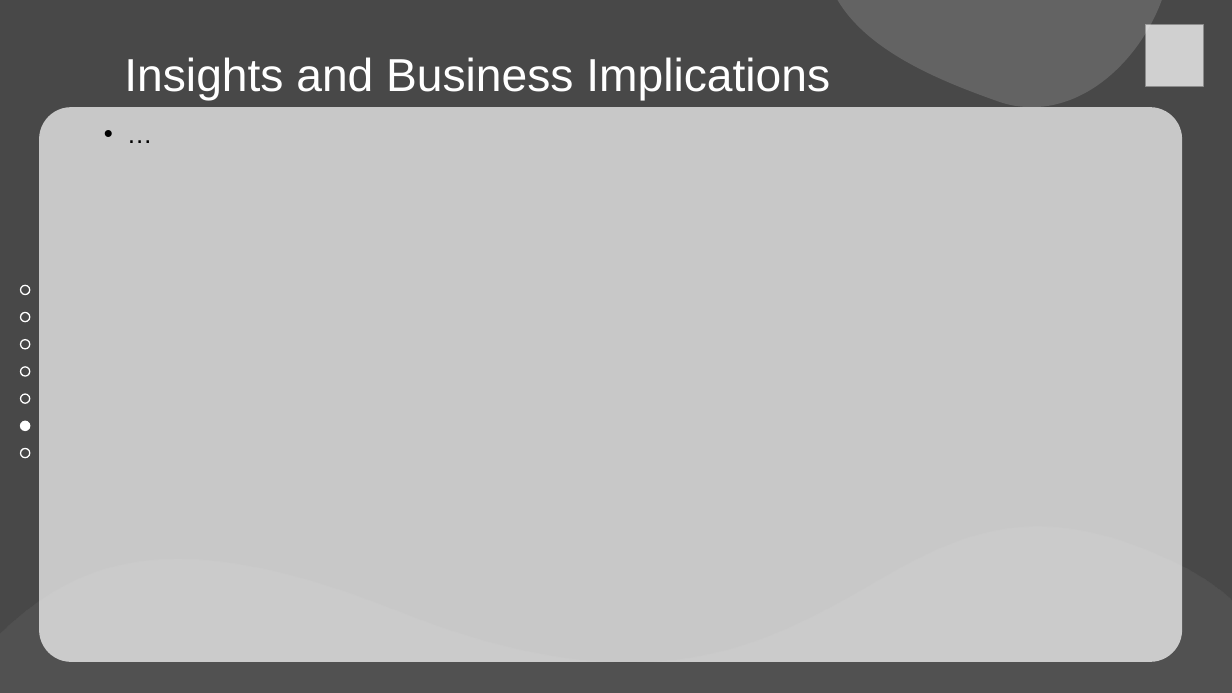
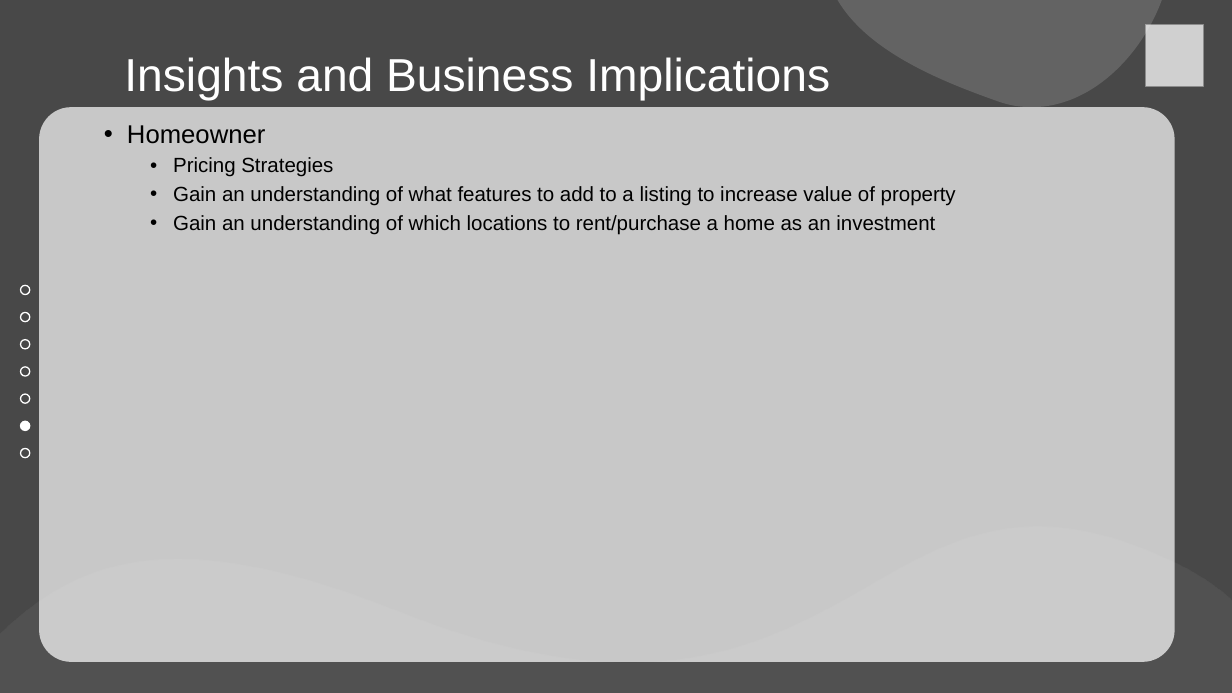
Before and after one commit to pnguyentangmcgill/Airbnb, a slide deck: slide 12 of Airbnb Presentation/Airbnb.pptx (slide 8 before the commit). Drawn at 1232x693 pixels with LibreOffice and Linux fonts; fonts in the diff are those of the drawing; grey boxes stand for pictures. Boxes give left, top, right and bottom in pixels: in the first picture for what was removed or moved away, otherwise in the second. Text is boxed around its words. In the diff, an @@ line names an element or a change of style, - is before the commit and + after.

```diff
--- a/Airbnb Presentation/Airbnb.pptx
+++ b/Airbnb Presentation/Airbnb.pptx
@@ text "Homeowner": place and size @@
-text "Homeowner" at (39,107,1182,662)
+text "Homeowner" at (39,107,1175,662)
@@ text at (127,125,956,234): text changed; size 20 to 16 pt @@
-  • …
+  • Homeowner
+    • Pricing Strategies
+    • Gain an understanding of what features to add to a listing to increase value of property
+    • Gain an understanding of which locations to rent/purchase a home as an investment
```
Also in this commit, not shown: 8 other slides changed, 4 slides added.
